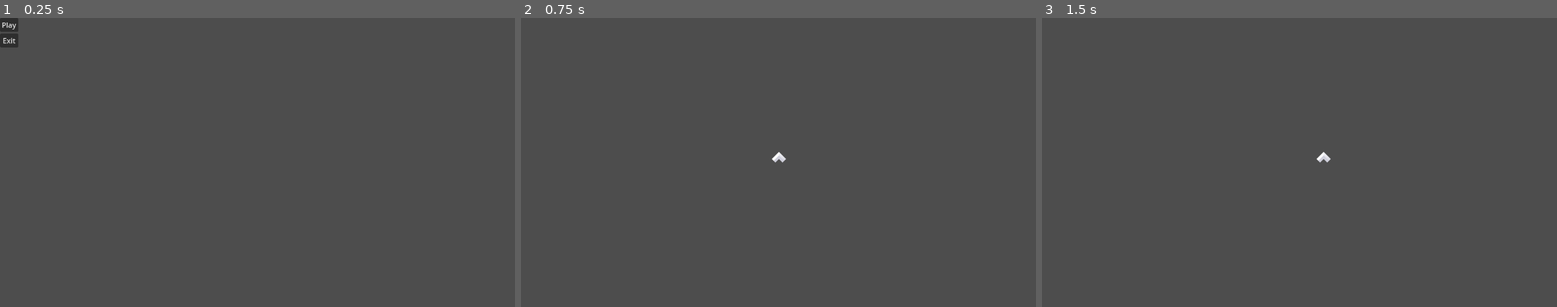
Above: before the commit, frames 1-3 (left to right).
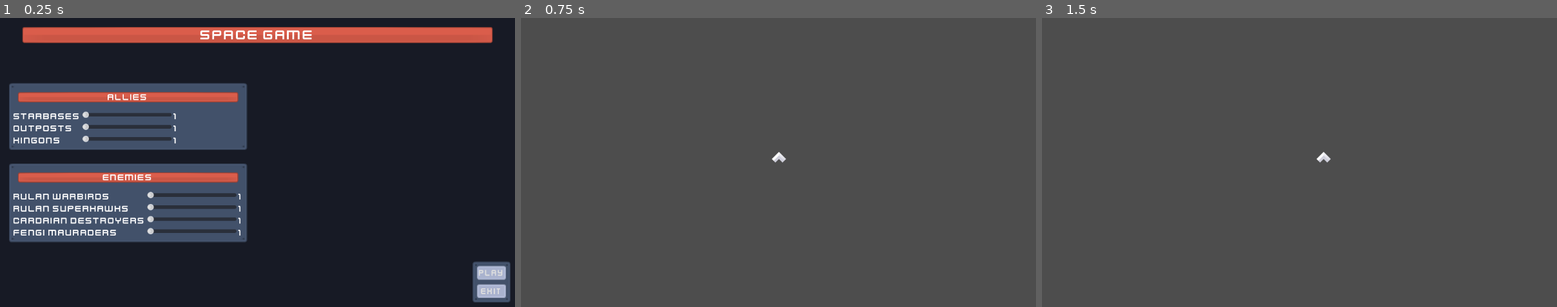
Above: after the commit, the same moments.

Repository: frameDoubt/space-game
Game: Godot game, scene res://Menu/menu.tscn
Two runs of this game, one before a commit and one after it. Both use one fixed random seed, a clock stepped at 60 frames per second and the inputs below.
Inputs:
- Up to frame 1 (0.25 s): no input
- Up to frame 2 (0.75 s): click "Play" at 0.5 s
- Up to frame 3 (1.5 s): tap Enter at 1.25 s; hold D (strafe_right) from 1.28 s (still down)

The runs differ from the first frame. In frame 1, 99% of the frame differs, in the area x 0-100%, y 0-100%; in frame 2, nothing differs; in frame 3, nothing differs.

Commit message:
Menu Updates
Themed, added placeholders for allies and enemies menus

Diff:
--- /dev/null
+++ b/Menu/button_style.tres
@@ -0,0 +1,11 @@
+[gd_resource type="StyleBoxTexture" load_steps=2 format=3 uid="uid://gqpodfuiou8v"]
+
+[ext_resource type="Texture2D" uid="uid://d1ptgf7iufddo" path="res://Menu/UI_Sprites/grey_button02.png" id="1_depwd"]
+
+[resource]
+texture = ExtResource("1_depwd")
+texture_margin_left = 4.0
+texture_margin_top = 4.0
+texture_margin_right = 4.0
+texture_margin_bottom = 4.0
+modulate_color = Color(0.709804, 0.74902, 0.866667, 1)
--- a/Menu/menu.tscn
+++ b/Menu/menu.tscn
@@ -1,6 +1,9 @@
-[gd_scene load_steps=2 format=3 uid="uid://b3uitstltpu55"]
+[gd_scene load_steps=5 format=3 uid="uid://b3uitstltpu55"]
 
 [ext_resource type="Script" path="res://Menu/menu.gd" id="1_dv6wc"]
+[ext_resource type="Theme" uid="uid://bq33ra5ym6daa" path="res://Menu/menu_theme.tres" id="1_jnhiu"]
+[ext_resource type="Texture2D" uid="uid://cm4ne3afi52pl" path="res://Menu/UI_Sprites/squareWhite.png" id="3_woq01"]
+[ext_resource type="Texture2D" uid="uid://bjv12gok74n8p" path="res://Menu/UI_Sprites/metalPanel.png" id="4_ln66y"]
 
 [node name="Menu" type="Control"]
 layout_mode = 3
@@ -9,23 +12,259 @@
 anchor_bottom = 1.0
 grow_horizontal = 2
 grow_vertical = 2
+theme = ExtResource("1_jnhiu")
 script = ExtResource("1_dv6wc")
 
-[node name="MarginContainer" type="MarginContainer" parent="."]
-layout_mode = 0
-offset_right = 40.0
-offset_bottom = 40.0
-
-[node name="VBoxContainer" type="VBoxContainer" parent="MarginContainer"]
-layout_mode = 2
-
-[node name="PlayButton" type="Button" parent="MarginContainer/VBoxContainer"]
+[node name="ColorRect" type="ColorRect" parent="."]
+layout_mode = 1
+anchors_preset = 15
+anchor_right = 1.0
+anchor_bottom = 1.0
+grow_horizontal = 2
+grow_vertical = 2
+color = Color(0.0901961, 0.101961, 0.145098, 1)
+
+[node name="TitleMarginContainer" type="MarginContainer" parent="."]
+layout_mode = 1
+anchors_preset = 10
+anchor_right = 1.0
+grow_horizontal = 2
+theme_override_constants/margin_left = 50
+theme_override_constants/margin_top = 20
+theme_override_constants/margin_right = 50
+theme_override_constants/margin_bottom = 20
+
+[node name="NinePatchRect" type="NinePatchRect" parent="TitleMarginContainer"]
+modulate = Color(0.854902, 0.364706, 0.294118, 1)
+layout_mode = 2
+texture = ExtResource("3_woq01")
+patch_margin_left = 4
+patch_margin_top = 4
+patch_margin_right = 4
+patch_margin_bottom = 4
+
+[node name="Label" type="Label" parent="TitleMarginContainer"]
+layout_mode = 2
+theme_override_font_sizes/font_size = 32
+text = "Space Game"
+horizontal_alignment = 1
+
+[node name="ControlButtonMarginContainer" type="MarginContainer" parent="."]
+layout_mode = 1
+anchors_preset = 3
+anchor_left = 1.0
+anchor_top = 1.0
+anchor_right = 1.0
+anchor_bottom = 1.0
+offset_left = -85.0
+offset_top = -92.0
+grow_horizontal = 0
+grow_vertical = 0
+
+[node name="NinePatchRect" type="NinePatchRect" parent="ControlButtonMarginContainer"]
+modulate = Color(0.309804, 0.364706, 0.458824, 1)
+layout_mode = 2
+texture = ExtResource("4_ln66y")
+patch_margin_left = 10
+patch_margin_top = 10
+patch_margin_right = 10
+patch_margin_bottom = 10
+
+[node name="MarginContainer" type="MarginContainer" parent="ControlButtonMarginContainer"]
+layout_mode = 2
+
+[node name="VBoxContainer" type="VBoxContainer" parent="ControlButtonMarginContainer/MarginContainer"]
+layout_mode = 2
+
+[node name="PlayButton" type="Button" parent="ControlButtonMarginContainer/MarginContainer/VBoxContainer"]
 layout_mode = 2
 text = "Play"
 
-[node name="ExitButton" type="Button" parent="MarginContainer/VBoxContainer"]
+[node name="ExitButton" type="Button" parent="ControlButtonMarginContainer/MarginContainer/VBoxContainer"]
 layout_mode = 2
 text = "Exit"
 
-[connection signal="pressed" from="MarginContainer/VBoxContainer/PlayButton" to="." method="_on_play_button_pressed"]
-[connection signal="pressed" from="MarginContainer/VBoxContainer/ExitButton" to="." method="_on_exit_button_pressed"]
+[node name="SettingsMarginContainer" type="MarginContainer" parent="."]
+layout_mode = 1
+anchors_preset = 4
+anchor_top = 0.5
+anchor_bottom = 0.5
+offset_top = -10.0
+offset_right = 20.0
+offset_bottom = 10.0
+grow_vertical = 2
+
+[node name="VBoxContainer" type="VBoxContainer" parent="SettingsMarginContainer"]
+layout_mode = 2
+
+[node name="AlliesMarginContainer" type="MarginContainer" parent="SettingsMarginContainer/VBoxContainer"]
+layout_mode = 2
+
+[node name="NinePatchRect" type="NinePatchRect" parent="SettingsMarginContainer/VBoxContainer/AlliesMarginContainer"]
+modulate = Color(0.309804, 0.364706, 0.458824, 1)
+layout_mode = 2
+texture = ExtResource("4_ln66y")
+patch_margin_left = 10
+patch_margin_top = 10
+patch_margin_right = 10
+patch_margin_bottom = 10
+
+[node name="MarginContainer" type="MarginContainer" parent="SettingsMarginContainer/VBoxContainer/AlliesMarginContainer"]
+layout_mode = 2
+
+[node name="VBoxContainer" type="VBoxContainer" parent="SettingsMarginContainer/VBoxContainer/AlliesMarginContainer/MarginContainer"]
+layout_mode = 2
+
+[node name="MarginContainer" type="MarginContainer" parent="SettingsMarginContainer/VBoxContainer/AlliesMarginContainer/MarginContainer/VBoxContainer"]
+layout_mode = 2
+
+[node name="NinePatchRect" type="NinePatchRect" parent="SettingsMarginContainer/VBoxContainer/AlliesMarginContainer/MarginContainer/VBoxContainer/MarginContainer"]
+modulate = Color(0.854902, 0.364706, 0.294118, 1)
+layout_mode = 2
+texture = ExtResource("3_woq01")
+patch_margin_left = 4
+patch_margin_top = 4
+patch_margin_right = 4
+patch_margin_bottom = 4
+
+[node name="Label" type="Label" parent="SettingsMarginContainer/VBoxContainer/AlliesMarginContainer/MarginContainer/VBoxContainer/MarginContainer"]
+layout_mode = 2
+text = "Allies"
+horizontal_alignment = 1
+
+[node name="GridContainer" type="GridContainer" parent="SettingsMarginContainer/VBoxContainer/AlliesMarginContainer/MarginContainer/VBoxContainer"]
+layout_mode = 2
+columns = 3
+
+[node name="Label" type="Label" parent="SettingsMarginContainer/VBoxContainer/AlliesMarginContainer/MarginContainer/VBoxContainer/GridContainer"]
+layout_mode = 2
+text = "Starbases"
+
+[node name="HSlider" type="HSlider" parent="SettingsMarginContainer/VBoxContainer/AlliesMarginContainer/MarginContainer/VBoxContainer/GridContainer"]
+custom_minimum_size = Vector2(200, 0)
+layout_mode = 2
+max_value = 10.0
+
+[node name="Label2" type="Label" parent="SettingsMarginContainer/VBoxContainer/AlliesMarginContainer/MarginContainer/VBoxContainer/GridContainer"]
+layout_mode = 2
+text = "1"
+
+[node name="Label3" type="Label" parent="SettingsMarginContainer/VBoxContainer/AlliesMarginContainer/MarginContainer/VBoxContainer/GridContainer"]
+layout_mode = 2
+text = "Outposts"
+
+[node name="HSlider2" type="HSlider" parent="SettingsMarginContainer/VBoxContainer/AlliesMarginContainer/MarginContainer/VBoxContainer/GridContainer"]
+custom_minimum_size = Vector2(200, 0)
+layout_mode = 2
+max_value = 10.0
+
+[node name="Label4" type="Label" parent="SettingsMarginContainer/VBoxContainer/AlliesMarginContainer/MarginContainer/VBoxContainer/GridContainer"]
+layout_mode = 2
+text = "1"
+
+[node name="Label5" type="Label" parent="SettingsMarginContainer/VBoxContainer/AlliesMarginContainer/MarginContainer/VBoxContainer/GridContainer"]
+layout_mode = 2
+text = "Kingons"
+
+[node name="HSlider3" type="HSlider" parent="SettingsMarginContainer/VBoxContainer/AlliesMarginContainer/MarginContainer/VBoxContainer/GridContainer"]
+custom_minimum_size = Vector2(200, 0)
+layout_mode = 2
+max_value = 10.0
+
+[node name="Label6" type="Label" parent="SettingsMarginContainer/VBoxContainer/AlliesMarginContainer/MarginContainer/VBoxContainer/GridContainer"]
+layout_mode = 2
+text = "1"
+
+[node name="EnemiesMarginContainer2" type="MarginContainer" parent="SettingsMarginContainer/VBoxContainer"]
+layout_mode = 2
+
+[node name="NinePatchRect" type="NinePatchRect" parent="SettingsMarginContainer/VBoxContainer/EnemiesMarginContainer2"]
+modulate = Color(0.309804, 0.364706, 0.458824, 1)
+layout_mode = 2
+texture = ExtResource("4_ln66y")
+patch_margin_left = 10
+patch_margin_top = 10
+patch_margin_right = 10
+patch_margin_bottom = 10
+
+[node name="MarginContainer" type="MarginContainer" parent="SettingsMarginContainer/VBoxContainer/EnemiesMarginContainer2"]
+layout_mode = 2
+
+[node name="VBoxContainer" type="VBoxContainer" parent="SettingsMarginContainer/VBoxContainer/EnemiesMarginContainer2/MarginContainer"]
+layout_mode = 2
+
+[node name="MarginContainer" type="MarginContainer" parent="SettingsMarginContainer/VBoxContainer/EnemiesMarginContainer2/MarginContainer/VBoxContainer"]
+layout_mode = 2
+
+[node name="NinePatchRect" type="NinePatchRect" parent="SettingsMarginContainer/VBoxContainer/EnemiesMarginContainer2/MarginContainer/VBoxContainer/MarginContainer"]
+modulate = Color(0.854902, 0.364706, 0.294118, 1)
+layout_mode = 2
+texture = ExtResource("3_woq01")
+patch_margin_left = 4
+patch_margin_top = 4
+patch_margin_right = 4
+patch_margin_bottom = 4
+
+[node name="Label" type="Label" parent="SettingsMarginContainer/VBoxContainer/EnemiesMarginContainer2/MarginContainer/VBoxContainer/MarginContainer"]
+layout_mode = 2
+text = "Enemies"
+horizontal_alignment = 1
+
+[node name="GridContainer" type="GridContainer" parent="SettingsMarginContainer/VBoxContainer/EnemiesMarginContainer2/MarginContainer/VBoxContainer"]
+layout_mode = 2
+columns = 3
+
+[node name="Label" type="Label" parent="SettingsMarginContainer/VBoxContainer/EnemiesMarginContainer2/MarginContainer/VBoxContainer/GridContainer"]
+layout_mode = 2
+text = "Rulan Warbirds"
+
+[node name="HSlider" type="HSlider" parent="SettingsMarginContainer/VBoxContainer/EnemiesMarginContainer2/MarginContainer/VBoxContainer/GridContainer"]
+custom_minimum_size = Vector2(200, 0)
+layout_mode = 2
+max_value = 10.0
+
+[node name="Label2" type="Label" parent="SettingsMarginContainer/VBoxContainer/EnemiesMarginContainer2/MarginContainer/VBoxContainer/GridContainer"]
+layout_mode = 2
+text = "1"
+
+[node name="Label3" type="Label" parent="SettingsMarginContainer/VBoxContainer/EnemiesMarginContainer2/MarginContainer/VBoxContainer/GridContainer"]
+layout_mode = 2
+text = "Rulan Superhawks"
+
+[node name="HSlider2" type="HSlider" parent="SettingsMarginContainer/VBoxContainer/EnemiesMarginContainer2/MarginContainer/VBoxContainer/GridContainer"]
+custom_minimum_size = Vector2(200, 0)
+layout_mode = 2
+max_value = 10.0
+
+[node name="Label4" type="Label" parent="SettingsMarginContainer/VBoxContainer/EnemiesMarginContainer2/MarginContainer/VBoxContainer/GridContainer"]
+layout_mode = 2
+text = "1"
+
+[node name="Label5" type="Label" parent="SettingsMarginContainer/VBoxContainer/EnemiesMarginContainer2/MarginContainer/VBoxContainer/GridContainer"]
+layout_mode = 2
+text = "Cardaian Destroyers"
+
+[node name="HSlider3" type="HSlider" parent="SettingsMarginContainer/VBoxContainer/EnemiesMarginContainer2/MarginContainer/VBoxContainer/GridContainer"]
+custom_minimum_size = Vector2(200, 0)
+layout_mode = 2
+max_value = 10.0
+
+[node name="Label6" type="Label" parent="SettingsMarginContainer/VBoxContainer/EnemiesMarginContainer2/MarginContainer/VBoxContainer/GridContainer"]
+layout_mode = 2
+text = "1"
+
+[node name="Label7" type="Label" parent="SettingsMarginContainer/VBoxContainer/EnemiesMarginContainer2/MarginContainer/VBoxContainer/GridContainer"]
+layout_mode = 2
+text = "Fengi Mauraders"
+
+[node name="HSlider4" type="HSlider" parent="SettingsMarginContainer/VBoxContainer/EnemiesMarginContainer2/MarginContainer/VBoxContainer/GridContainer"]
+custom_minimum_size = Vector2(200, 0)
+layout_mode = 2
+max_value = 10.0
+
+[node name="Label8" type="Label" parent="SettingsMarginContainer/VBoxContainer/EnemiesMarginContainer2/MarginContainer/VBoxContainer/GridContainer"]
+layout_mode = 2
+text = "1"
+
+[connection signal="pressed" from="ControlButtonMarginContainer/MarginContainer/VBoxContainer/PlayButton" to="." method="_on_play_button_pressed"]
+[connection signal="pressed" from="ControlButtonMarginContainer/MarginContainer/VBoxContainer/ExitButton" to="." method="_on_exit_button_pressed"]
--- /dev/null
+++ b/Menu/menu_theme.tres
@@ -0,0 +1,20 @@
+[gd_resource type="Theme" load_steps=4 format=3 uid="uid://bq33ra5ym6daa"]
+
+[ext_resource type="StyleBox" uid="uid://gqpodfuiou8v" path="res://Menu/button_style.tres" id="1_oyiq0"]
+[ext_resource type="FontFile" uid="uid://dywqguh8ppmgk" path="res://Menu/Font/kenvector_future_thin.ttf" id="1_xqk3m"]
+[ext_resource type="FontFile" uid="uid://yk130sti6pa" path="res://Menu/Font/kenvector_future.ttf" id="2_cap2q"]
+
+[resource]
+default_font = ExtResource("1_xqk3m")
+default_font_size = 20
+Button/font_sizes/font_size = 20
+Button/styles/disabled = ExtResource("1_oyiq0")
+Button/styles/focus = ExtResource("1_oyiq0")
+Button/styles/hover = ExtResource("1_oyiq0")
+Button/styles/normal = ExtResource("1_oyiq0")
+Label/fonts/font = ExtResource("2_cap2q")
+MarginContainer/constants/margin_bottom = 10
+MarginContainer/constants/margin_left = 10
+MarginContainer/constants/margin_right = 10
+MarginContainer/constants/margin_top = 10
+VBoxContainer/constants/separation = 10
Binary file added: Menu/Font/kenvector_future.ttf
Not shown, added: Menu/Font/kenvector_future.ttf.import
Binary file added: Menu/Font/kenvector_future_thin.ttf
Not shown, added: Menu/Font/kenvector_future_thin.ttf.import
Binary file added: Menu/Palette.png
Not shown, added: Menu/Palette.png.import
Binary file removed: Menu/UI_Sprites/barHorizontal_blue_left.png
Not shown, removed: Menu/UI_Sprites/barHorizontal_blue_left.png.import
Binary file removed: Menu/UI_Sprites/barHorizontal_blue_mid.png
Not shown, removed: Menu/UI_Sprites/barHorizontal_blue_mid.png.import
Binary file removed: Menu/UI_Sprites/barHorizontal_blue_right.png
Not shown, removed: Menu/UI_Sprites/barHorizontal_blue_right.png.import
(and 322 more such lines)
